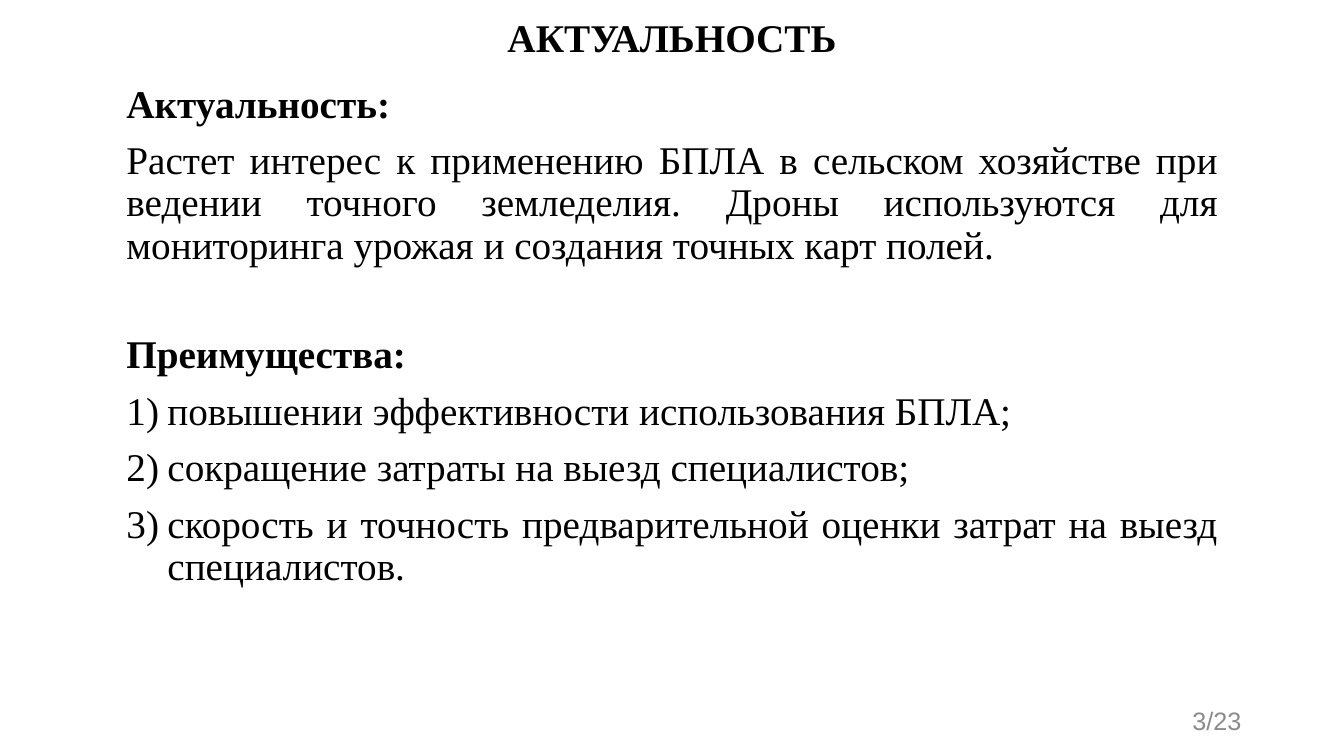
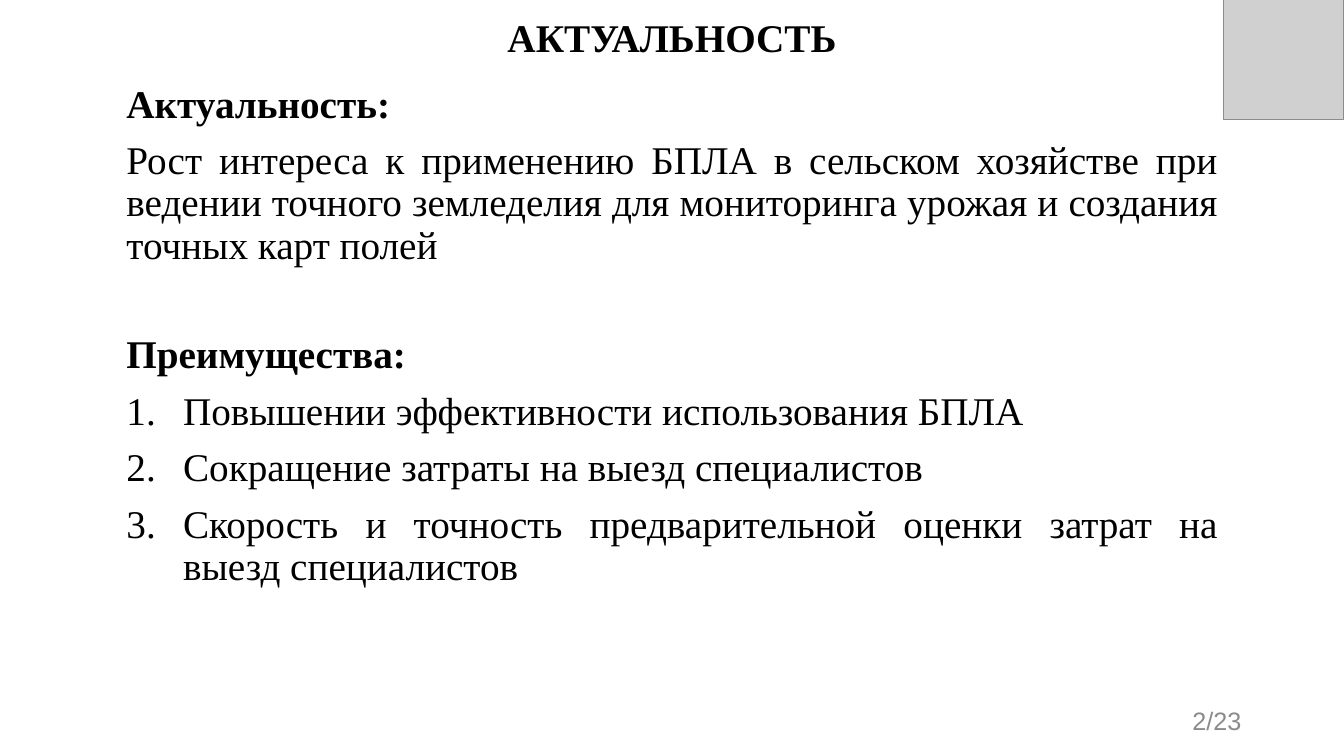
Before and after one commit to evgenkot/uav-route-calculation, a slide deck: slide 2 of doc/GQW/Raschupkin_EV_UAV_Route_Planning.pptx (slide 3 before the commit). Drawn at 1344x756 pixels with LibreOffice and Linux fonts; fonts in the diff are those of the drawing; grey boxes stand for pictures. Boxes give left, top, right and bottom in pixels: in the first picture for what was removed or moved away, otherwise in the second. Text is boxed around its words. In the diff, an @@ line names an element or a change of style, - is before the commit and + after.

Commit message:
presentation upd

```diff
--- a/doc/GQW/Raschupkin_EV_UAV_Route_Planning.pptx
+++ b/doc/GQW/Raschupkin_EV_UAV_Route_Planning.pptx
@@ picture added at bbox=[1224, 0, 1344, 120] @@
@@ text at bbox=[126, 147, 1218, 266]: text changed @@
-Растет интерес к применению БПЛА в сельском хозяйстве при ведении точного земледелия. Дроны используются для мониторинга урожая и создания точных карт полей.
+Рост интереса к применению БПЛА в сельском хозяйстве при ведении точного земледелия для мониторинга урожая и создания точных карт полей
@@ text at bbox=[183, 397, 1217, 587]: text changed @@
-1) повышении эффективности использования БПЛА;
-2) сокращение затраты на выезд специалистов;
-3) скорость и точность предварительной оценки затрат на выезд специалистов.
+1. Повышении эффективности использования БПЛА
+2. Сокращение затраты на выезд специалистов
+3. Скорость и точность предварительной оценки затрат на выезд специалистов
@@ page number at bbox=[1192, 712, 1241, 730]: text changed @@
-3/23
+2/23
```
Also in this commit, not shown: 22 other slides changed.
